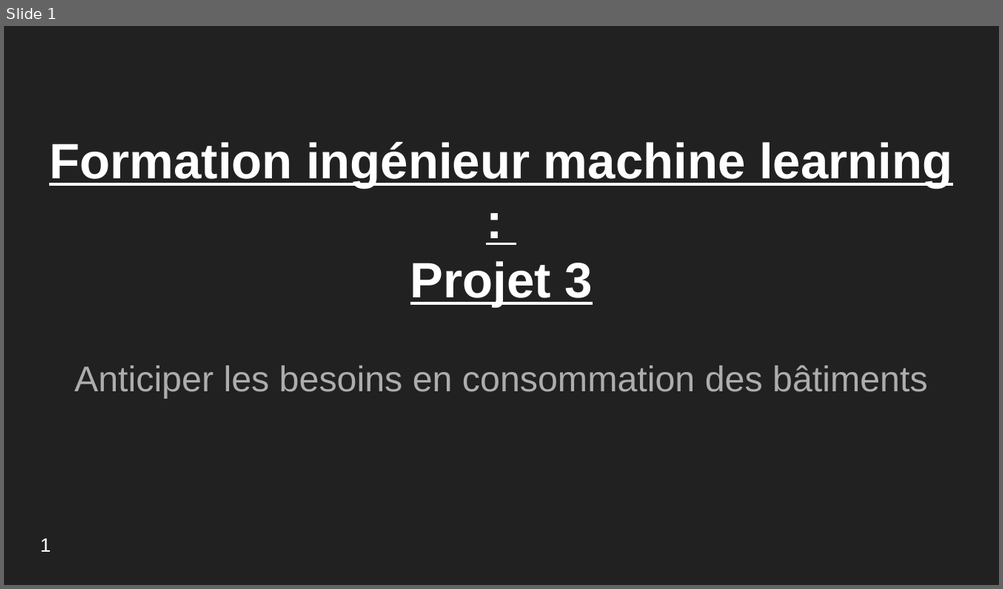
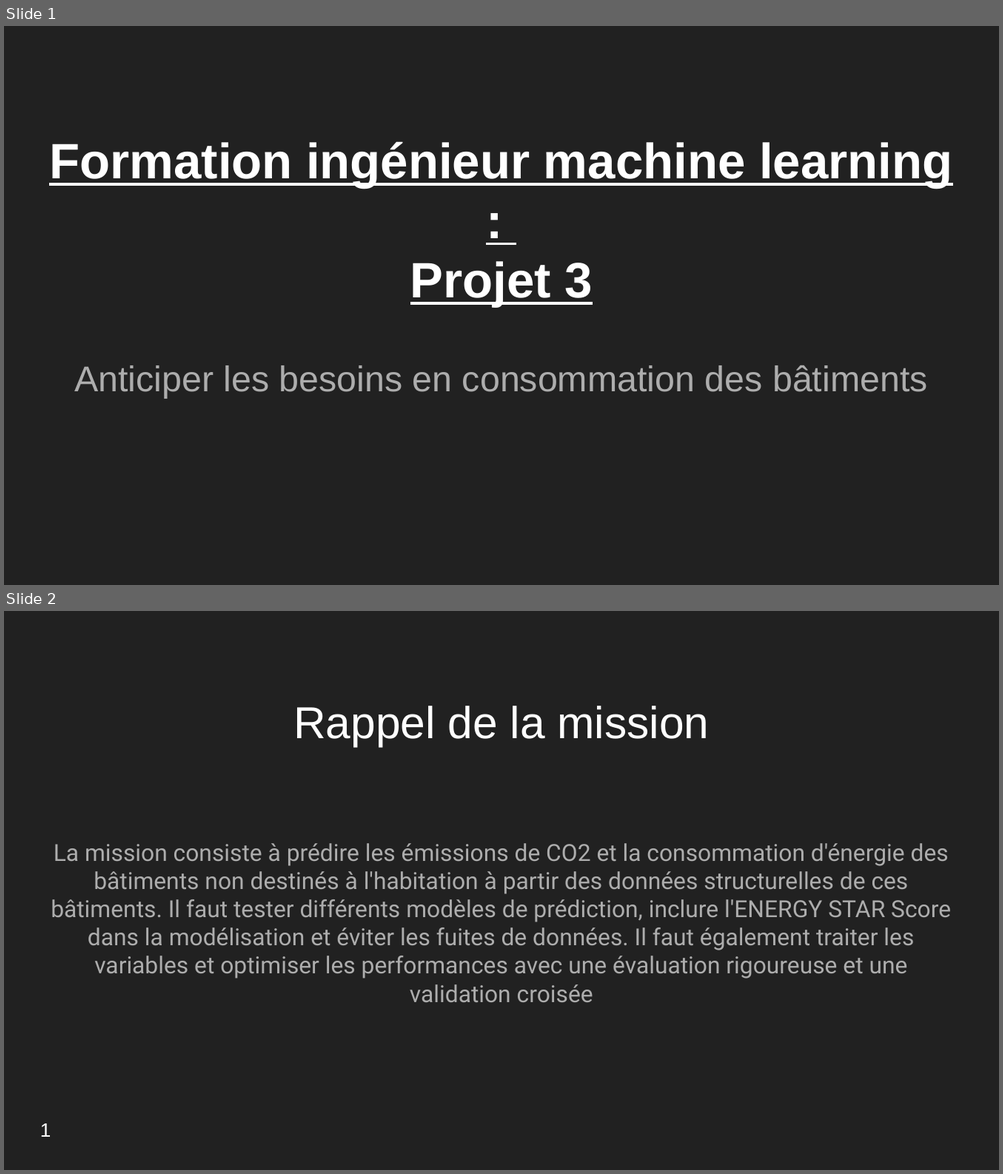
Before and after one commit to ThomasMeb/Anticiper_besoins_des_batiments, a slide deck: Projet_3_Thomas_Mebarki/Mebarki_Thomas_4_presentation_022023.pptx. Shown one above the other, each under a label of ours: slide 1 before the commit, slides 1 and 2 after it. The pictures are 1003x589 and 1003x1174 pixels, drawn with LibreOffice and Linux fonts; fonts in the diff are those of the drawing. Boxes give left, top, right and bottom in pixels: in the first picture for what was removed or moved away, otherwise in the second. Text is boxed around its words. In the diff, an @@ line names an element or a change of style, - is before the commit and + after.

```diff
--- a/Projet_3_Thomas_Mebarki/Mebarki_Thomas_4_presentation_022023.pptx
+++ b/Projet_3_Thomas_Mebarki/Mebarki_Thomas_4_presentation_022023.pptx
@@ slide 2 added at [4,611,999,1170], background #212121 @@
@@ title added at [293,706,708,746], 32.4 pt, text #FFFFFF @@
+Rappel de la mission
@@ subtitle added at [51,843,950,1002], 17 pt, text #ADADAD @@
+La mission consiste à prédire les émissions de CO2 et la consommation d'énergie des bâtiments non destinés à l'habitation à partir des données structurelles de ces bâtiments. Il faut tester différents modèles de prédiction, inclure l'ENERGY STAR Score dans la modélisation et éviter les fuites de données. Il faut également traiter les variables et optimiser les performances avec une évaluation rigoureuse et une validation croisée
@@ text added at [40,1124,51,1137], 14 pt, text #FFFFFF @@
+1
@@ slide 1 changed as well @@
@@ text removed at [40,539,51,552] @@
-1
```
Also in this commit, not shown: 16 other slides changed, 6 other slides added, 16 slides removed, 8 other files.
